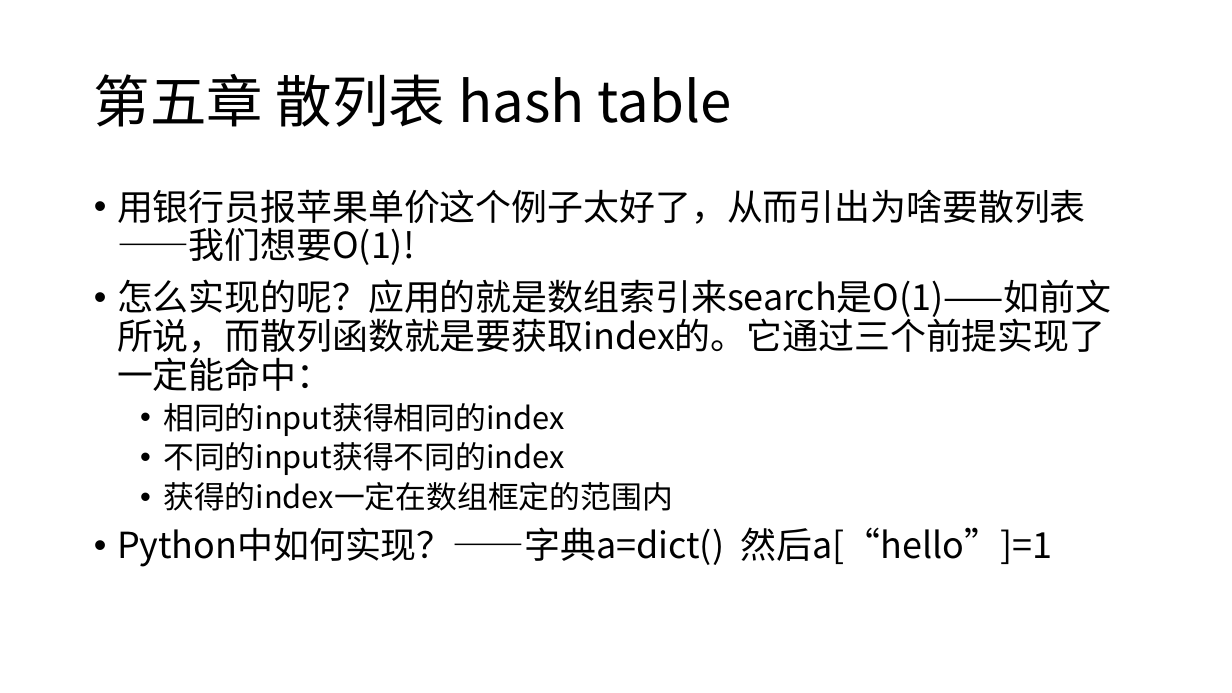
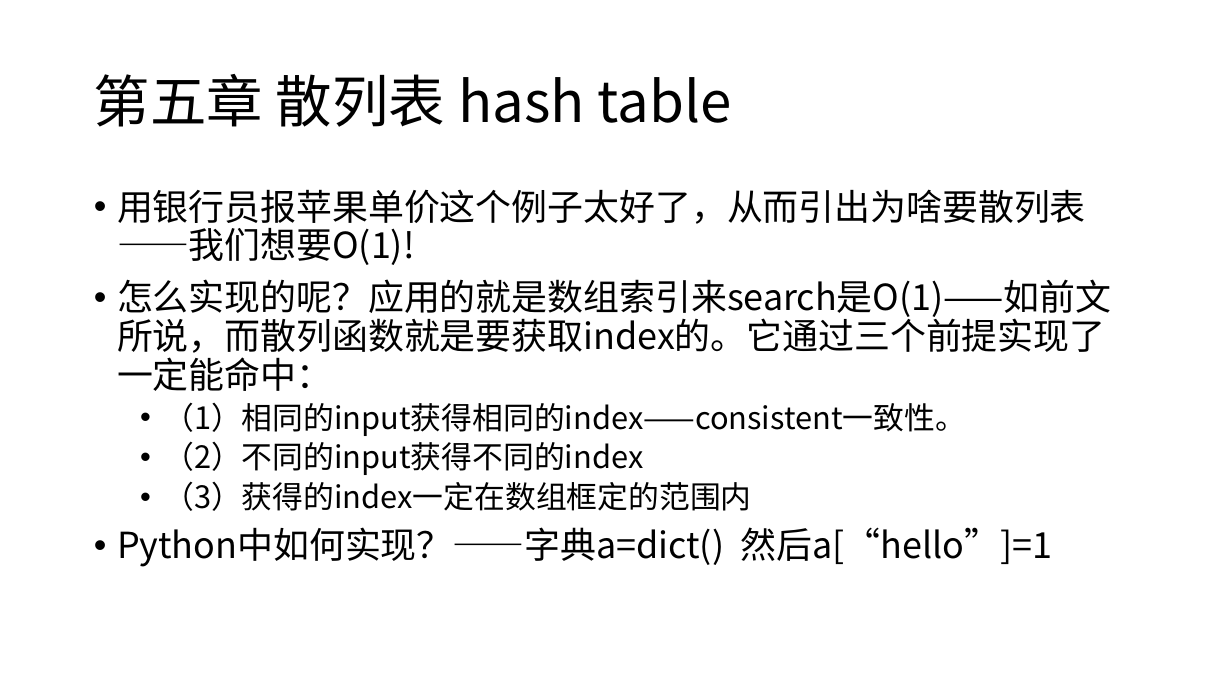
Before and after one commit to NoMatter-98/cityu-dg-cs, a slide deck: slide 17 of 20240916-算法图解/算法图解.pptx. Drawn at 1232x693 pixels with LibreOffice and Linux fonts; fonts in the diff are those of the drawing. Boxes give left, top, right and bottom in pixels: in the first picture for what was removed or moved away, otherwise in the second. Text is boxed around its words. In the diff, an @@ line names an element or a change of style, - is before the commit and + after.

```diff
--- a/20240916-算法图解/算法图解.pptx
+++ b/20240916-算法图解/算法图解.pptx
@@ text at (163,402,966,511): text changed @@
-  • 相同的input获得相同的index
-  • 不同的input获得不同的index
-  • 获得的index一定在数组框定的范围内
+  • （1）相同的input获得相同的index——consistent一致性。
+  • （2）不同的input获得不同的index
+  • （3）获得的index一定在数组框定的范围内
```
Also in this commit, not shown: 1 other slide changed, 3 slides added, 3 other files.
